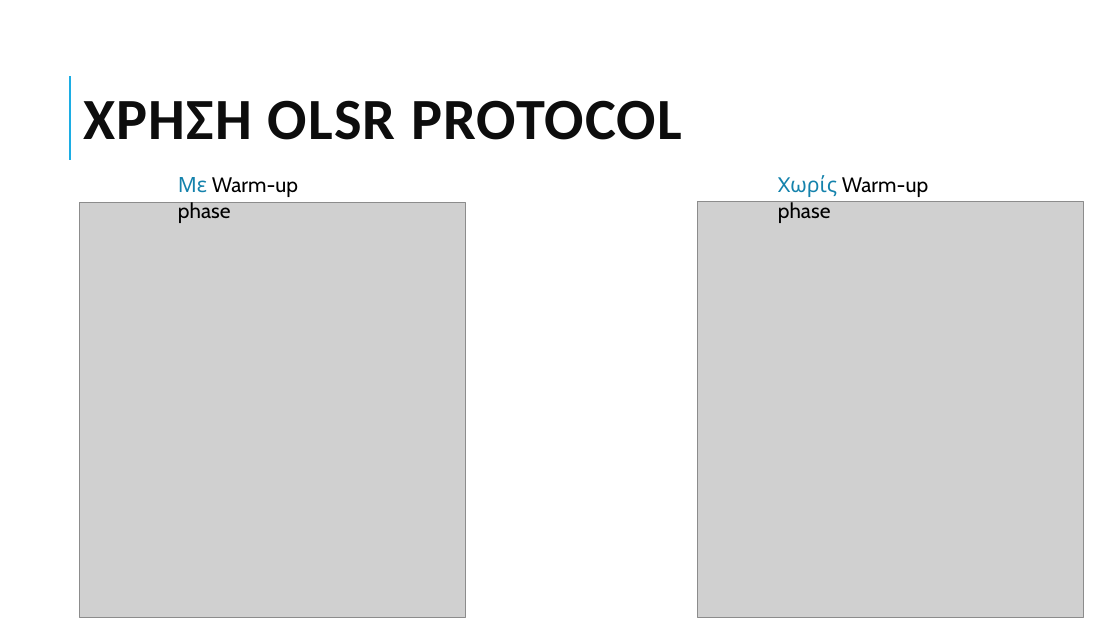
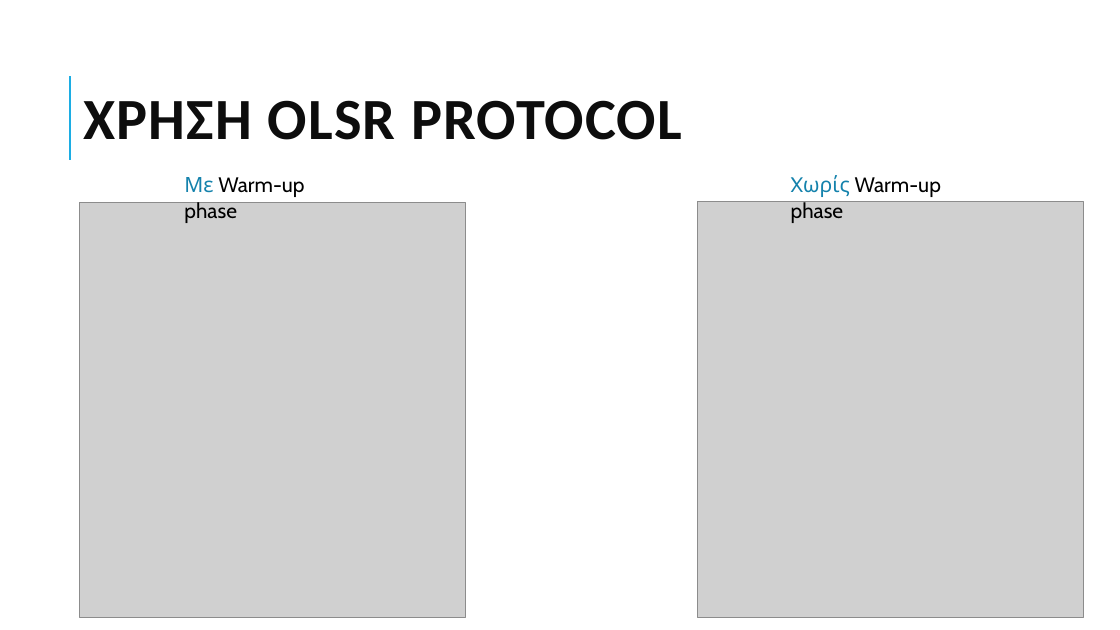
Before and after one commit to grgmyl/Ns3Project, a slide deck: slide 14 of Presentations/Ns-3_presentation_F.pptx. Drawn at 1120x630 pixels with LibreOffice and Linux fonts; fonts in the diff are those of the drawing; grey boxes stand for pictures. Boxes give left, top, right and bottom in pixels: in the first picture for what was removed or moved away, otherwise in the second. Text is boxed around its words. In the diff, an @@ line names an element or a change of style, - is before the commit and + after.

```diff
--- a/Presentations/Ns-3_presentation_F.pptx
+++ b/Presentations/Ns-3_presentation_F.pptx
@@ text "Με Warm-up phase": place and size @@
-text "Με Warm-up phase" at box(178, 177, 298, 223)
+text "Με Warm-up phase" at box(184, 177, 304, 223)
@@ text "Xωρίς Warm-up phase": place and size @@
-text "Xωρίς Warm-up phase" at box(778, 175, 928, 223)
+text "Xωρίς Warm-up phase" at box(791, 175, 941, 223)
```
Also in this commit, not shown: 4 other slides changed.
